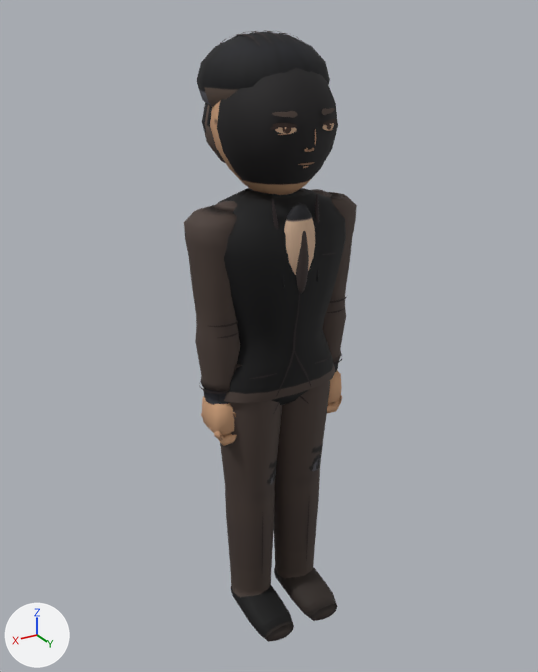
Renders of the glTF model assets/models/castle_guard_a.glb from each side of a commit.
Before and after are seen from a 50 mm camera at (1.159, 1.903, 1.991) aimed at (-0.003, -0.035, 1.022). Lighting does not change. The marker at lower left points along +X, +Y and +Z. The older version comes first. Vertices at exactly the same position are counted once.

Names of what the first picture shows: 'Body'.
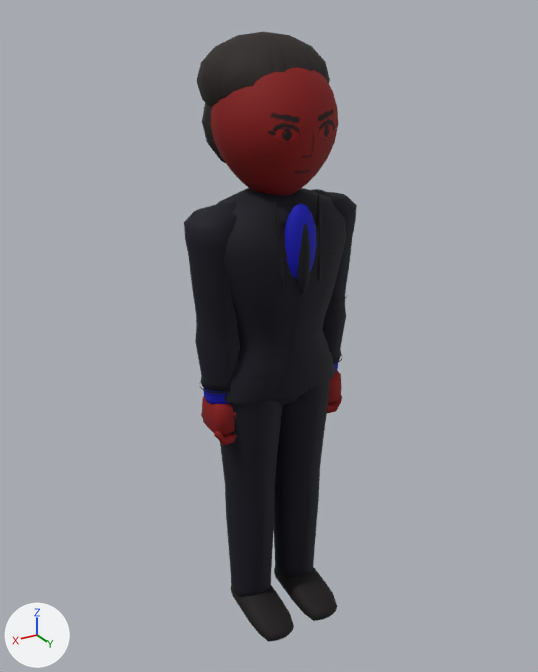
What differs and where, as boxes (x1, y1, x2, y2) in the pictures (538 x 672 px; the box of a moved part takes in the faces that stretch with it):
'Body', reshaped
    before: (184, 30, 357, 642)
    after: (184, 31, 357, 642)
part 1 of me_mesh_0, deleted
    before: (270, 108, 337, 168)
part 2 of me_mesh_0, moved or reshaped
    before: (210, 30, 338, 313)
    after: (211, 67, 338, 294)
part 3 of me_mesh_0, recoloured (darker)
    both: (184, 31, 357, 641)

Edits to the bpy script that builds the scene:
```text
Change me_mesh_0:
    used by ob_body; location = (0.0, 0.0, 0.0)
    remove me_mesh_0.from_pydata(...)  # 4320 vertices, 7702 faces; spans x -0.29..0.29, y -0.24..0.23, z -0.03..1.95
    add me_mesh_0.from_pydata(...)  # 3494 vertices, 6446 faces; spans x -0.29..0.29, y -0.24..0.23, z -0.03..1.95
    me_mesh_0 part 1: 15 loose pieces with 645 vertices, spanning x -0.11..0.11, y 0.16..0.19, z 1.6..1.76, are deleted
    me_mesh_0 part 2: 92 vertices moved from x -0.13..0.12, y -0.15..0.17, z 1.23..1.75 to x -0.1..0.09, y -0.11..0.18, z 1.23..1.75; 593 vertices removed from x -0.18..0.18, y -0.24..0.18, z 1.23..1.95; 412 vertices added at x -0.18..0.19, y -0.18..0.18, z 1.23..1.9
    me_mesh_0 part 3: 5358 kept faces spanning x -0.29..0.29, y -0.24..0.23, z -0.03..1.95 get new vertex colours
```
